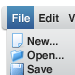
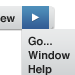
Layers edited between the first and the second w=75, h=75 image:
added group "collapsing" with 9 layers above "all" over [0, 6, 75, 75]
added layer "Go... Window Help" in group "collapsing" over [28, 36, 70, 75]
added layer "▶" in group "collapsing" over [32, 13, 40, 22]
added layer "Edit View copy" in group "collapsing" over [0, 16, 15, 23]
added layer "Layer 1 copy 5" in group "collapsing" over [22, 6, 49, 29]
added layer "Layer 1 copy 4" in group "collapsing" over [22, 33, 70, 75]
added layer "Layer 1 copy 3" in group "collapsing" over [0, 6, 54, 29]
moved "Layer 2" into group "all" over [10, 50, 24, 63]
moved "New... Open... Save" into group "all" over [27, 37, 64, 74]
moved "File" into group "all" over [12, 14, 30, 23]
moved "Edit View" into group "all" over [39, 14, 75, 23]
moved "Layer 1 copy 2" into group "all" over [7, 6, 34, 29]
moved "Layer 4" into group "all" over [10, 63, 24, 75]
moved "Layer 3" into group "all" over [12, 33, 25, 48]
moved "Layer 1 copy" into group "all" over [7, 29, 70, 75]
moved "Layer 1" into group "all" over [2, 6, 75, 29]
